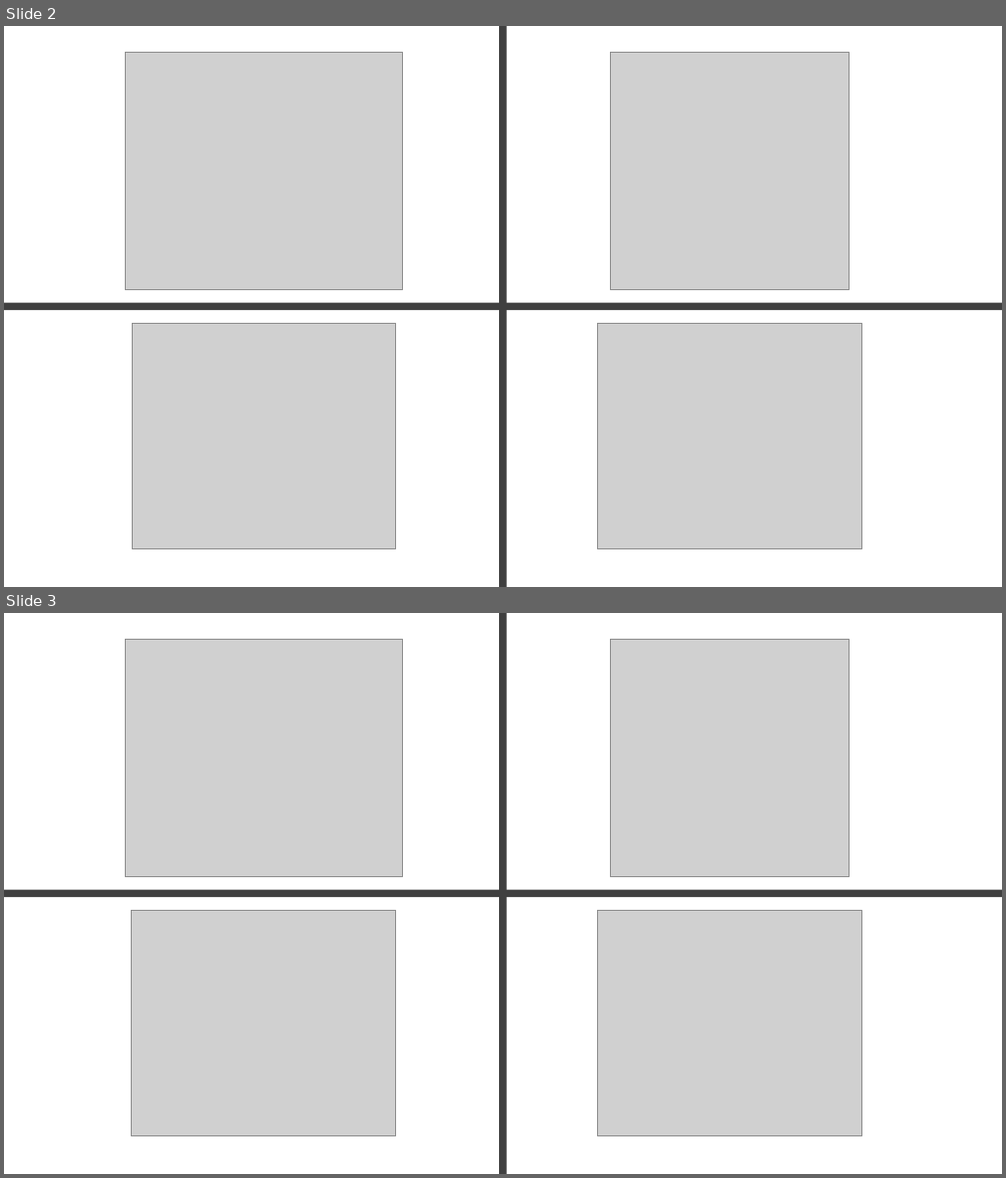
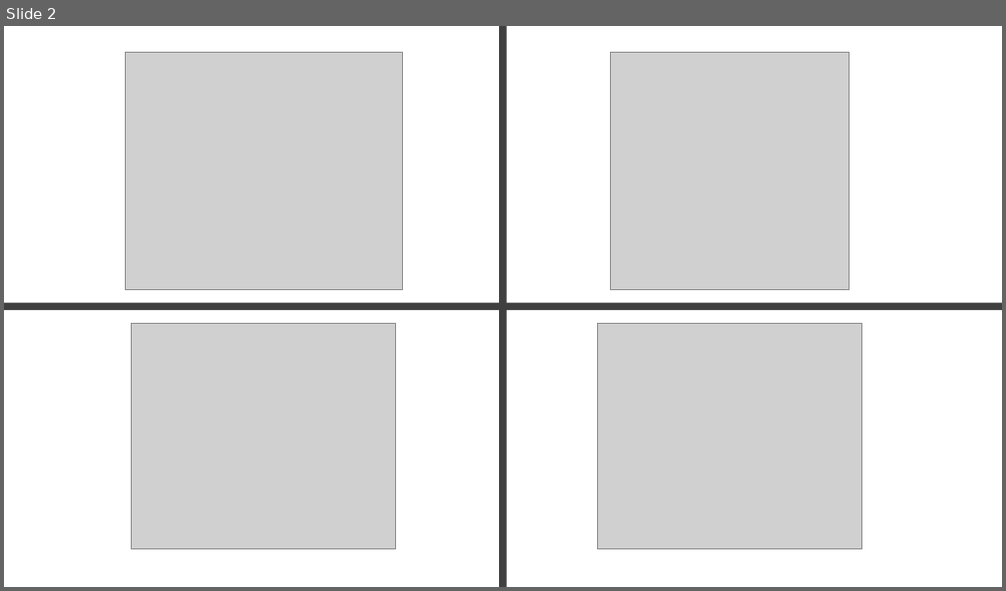
Before and after one commit to LielUziahu/Stylophora-pistillata-FPs, a slide deck: Output/Spats_plots.pptx. Shown one above the other, each under a label of ours: slides 2 and 3 before the commit, slide 2 after it. The pictures are 1006x1178 and 1006x591 pixels, drawn with LibreOffice and Linux fonts; fonts in the diff are those of the drawing; grey boxes stand for pictures. Boxes give left, top, right and bottom in pixels: in the first picture for what was removed or moved away, otherwise in the second. Text is boxed around its words. In the diff, an @@ line names an element or a change of style, - is before the commit and + after.

```diff
--- a/Output/Spats_plots.pptx
+++ b/Output/Spats_plots.pptx
@@ slide 2 removed at bbox=[4, 26, 1002, 587], background #FFFFFF @@
@@ picture removed at bbox=[125, 52, 402, 290] @@
@@ rectangle removed at bbox=[500, 26, 507, 587] @@
@@ picture removed at bbox=[611, 52, 849, 290] @@
@@ rectangle removed at bbox=[4, 303, 506, 310] @@
@@ rectangle removed at bbox=[500, 303, 1002, 310] @@
@@ picture removed at bbox=[132, 323, 395, 550] @@
@@ picture removed at bbox=[598, 323, 861, 550] @@
@@ what was slide 3 is now slide 2 @@
```
Also in this commit, not shown: 1 slide changed, 7 slides added, 6 other slides removed.
